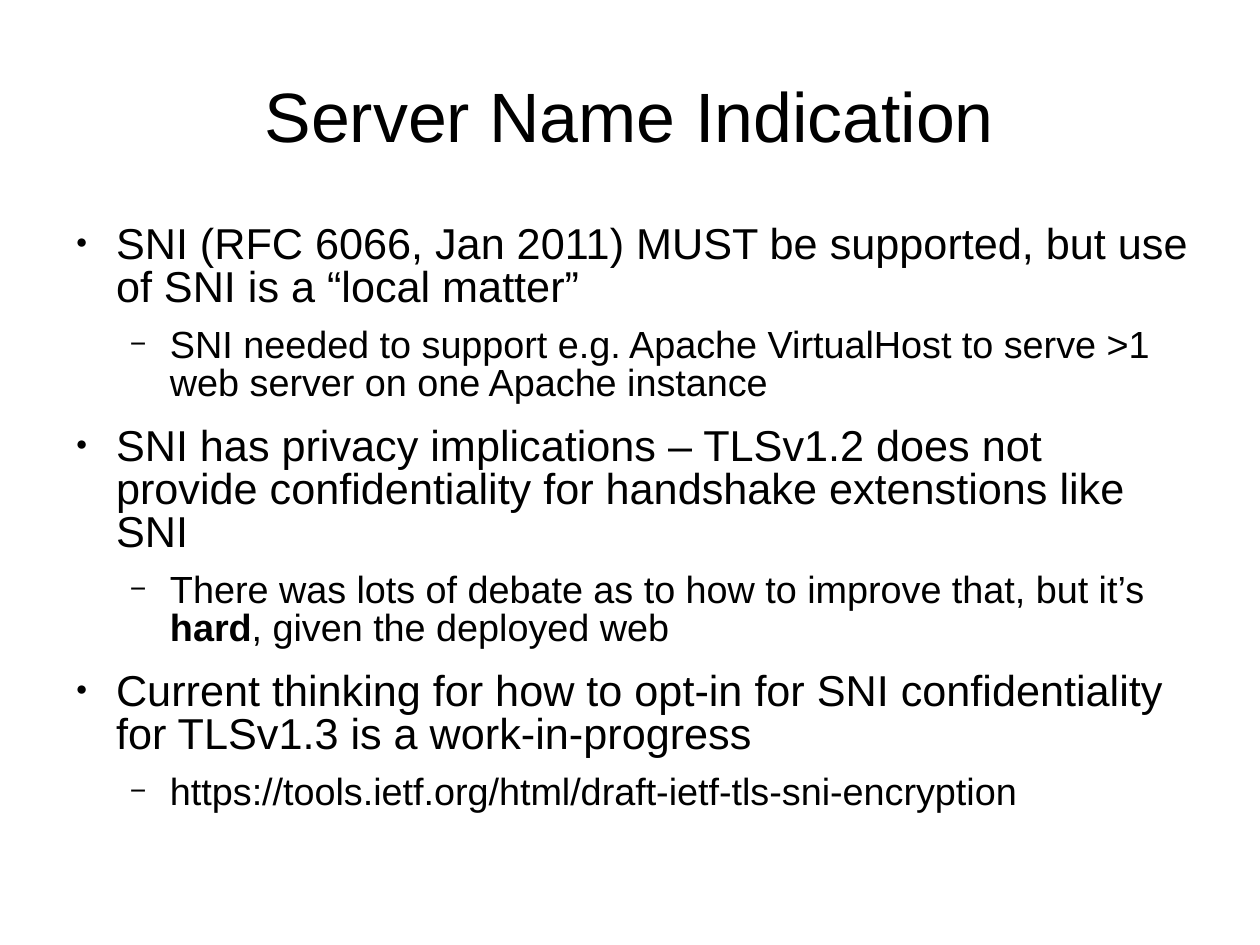
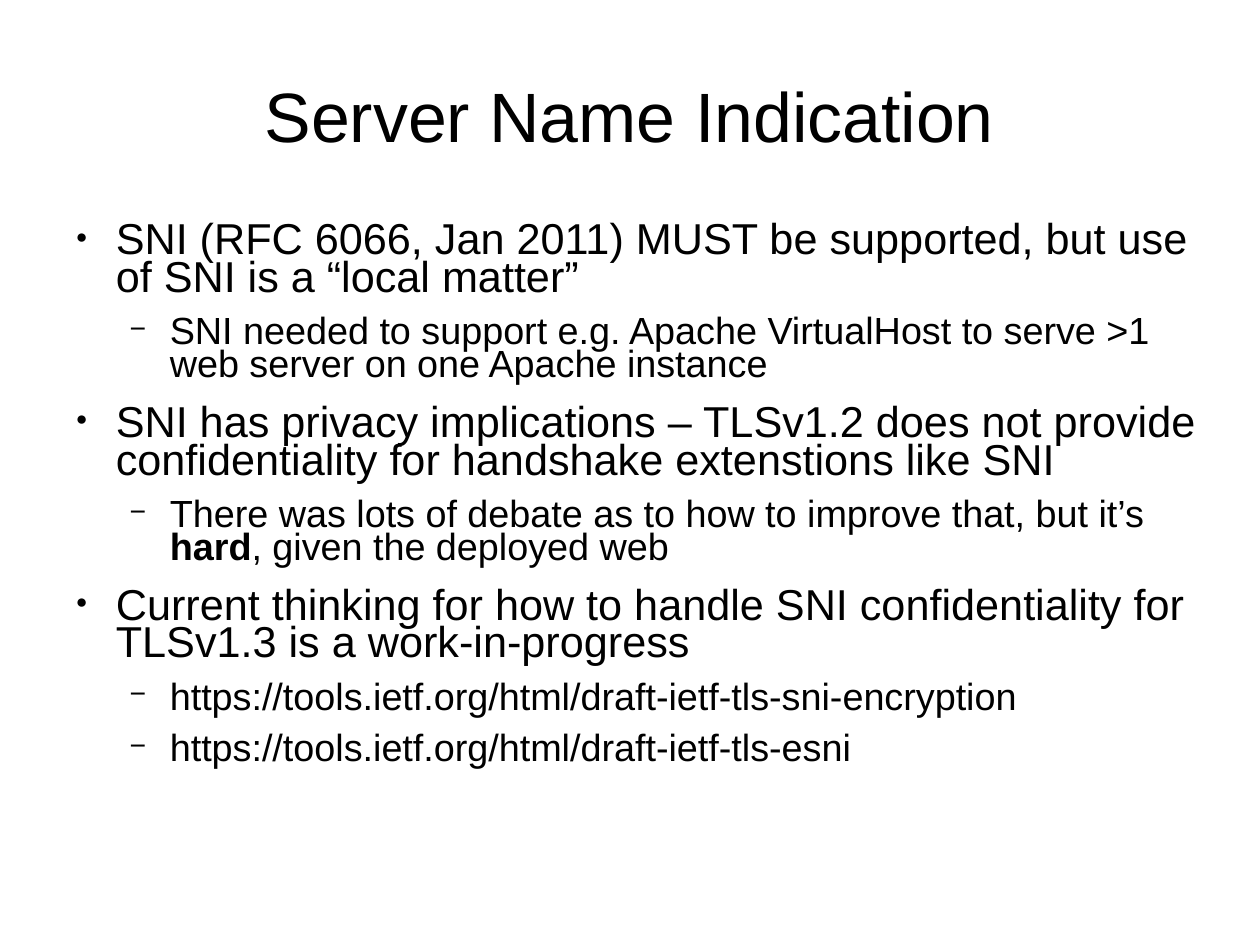
Before and after one commit to sftcd/cs7053, a slide deck: slide 8 of 2016lectures/07-tls-details.ppt. Drawn at 1260x945 pixels with LibreOffice and Linux fonts; fonts in the diff are those of the drawing. Boxes give left, top, right and bottom in pixels: in the first picture for what was removed or moved away, otherwise in the second. Text is boxed around its words. In the diff, an @@ line names an element or a change of style, - is before the commit and + after.

```diff
--- a/2016lectures/07-tls-details.ppt
+++ b/2016lectures/07-tls-details.ppt
@@ text at box(116, 222, 1188, 717): indent changed; line spacing 0.83 to 0.73 @@
@@ text at box(116, 588, 1184, 666): text changed @@
-● Current thinking for how to opt-in for SNI confidentiality for TLSv1.3 is a work-in-progress
+● Current thinking for how to handle SNI confidentiality for TLSv1.3 is a work-in-progress
@@ text at box(170, 733, 851, 768): paragraph added @@
+  − https://tools.ietf.org/html/draft-ietf-tls-esni
```
Also in this commit, not shown: 12 other slides changed, 4 other files.
